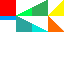
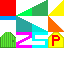
Revision of a layered (64, 64) image; what changed, layer by layer:
added layer "Layer 9" above "Layer 8" over [16, 32, 64, 48]
added layer "Layer 8" above "Layer 6" over [0, 32, 16, 48]
